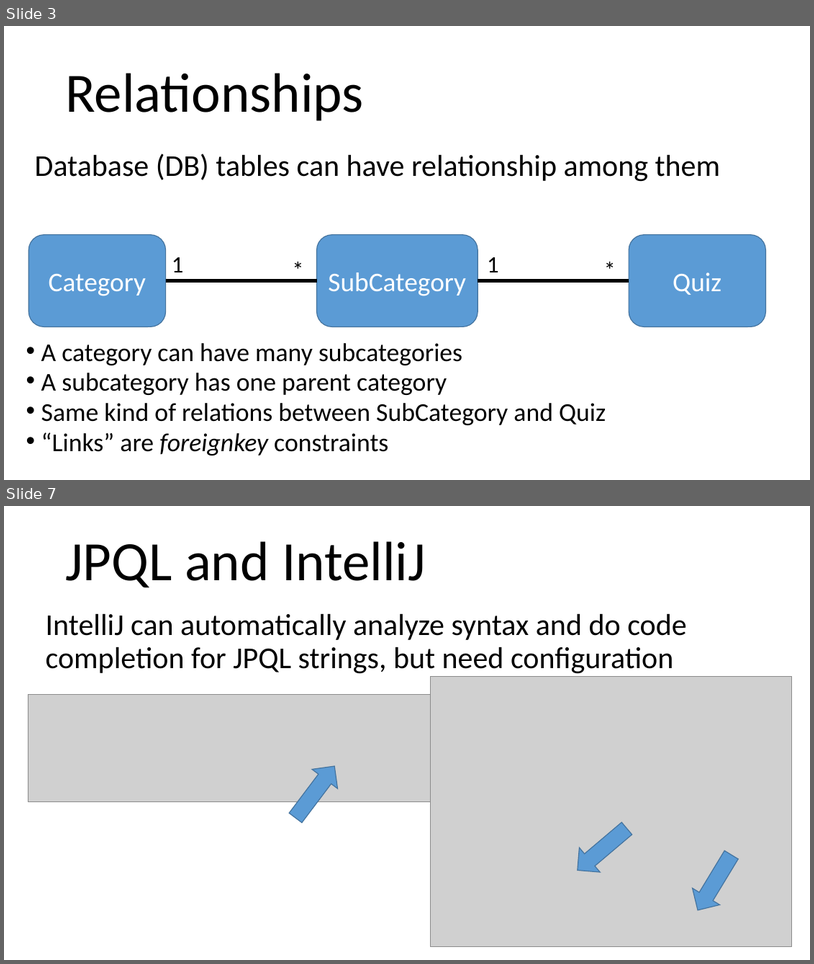
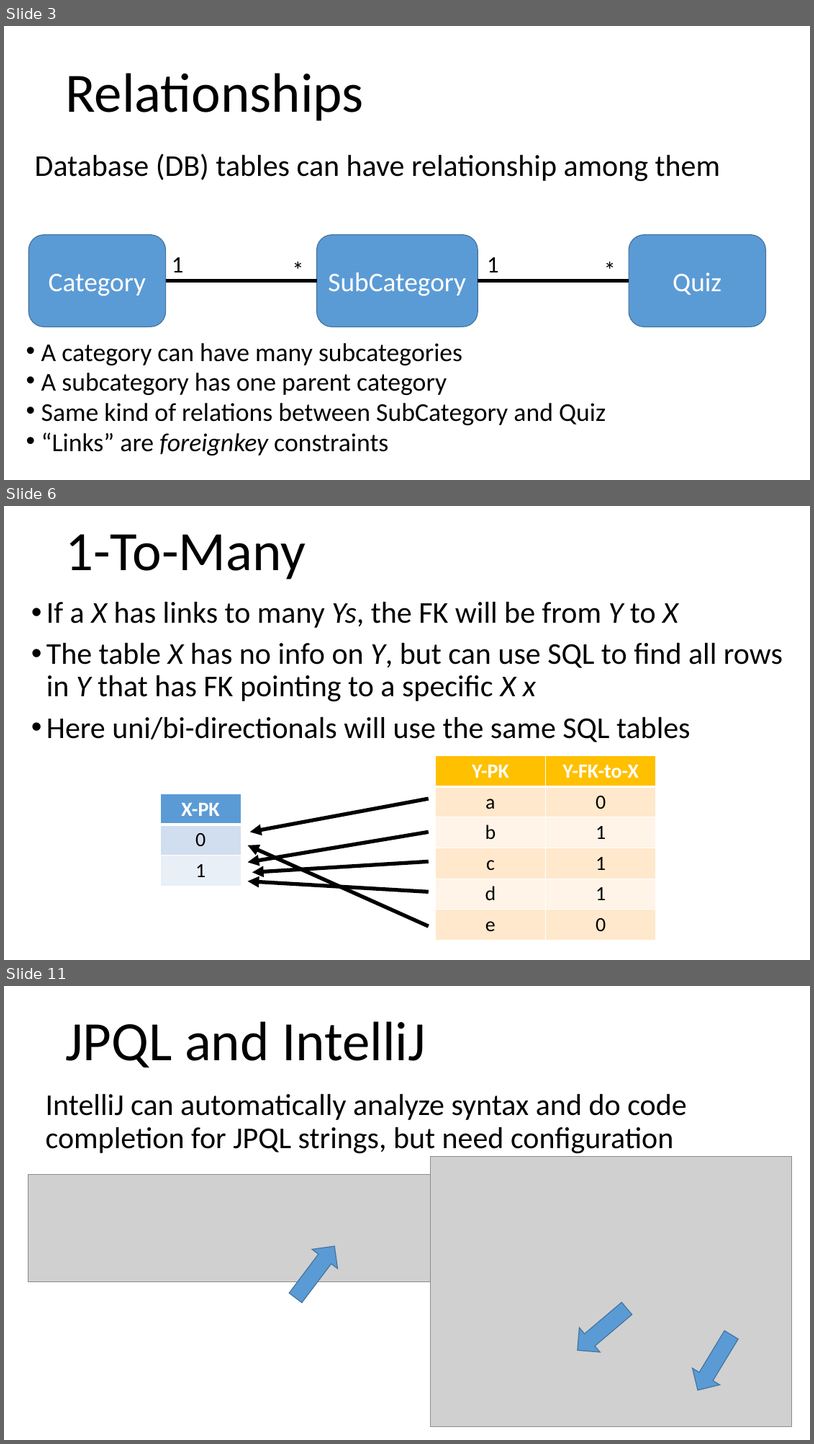
Before and after one commit to arcuri82/testing_security_development_enterprise_systems, a slide deck: doc/intro/slides/lesson_02_jpa.pptx. Shown one above the other, each under a label of ours: slides 3 and 7 before the commit, slides 3, 6 and 11 after it; the slides between them are not shown. The pictures are 814x964 and 814x1444 pixels, drawn with LibreOffice and Linux fonts; fonts in the diff are those of the drawing; grey boxes stand for pictures. Boxes give left, top, right and bottom in pixels: in the first picture for what was removed or moved away, otherwise in the second. Text is boxed around its words. In the diff, an @@ line names an element or a change of style, - is before the commit and + after.

```diff
--- a/doc/intro/slides/lesson_02_jpa.pptx
+++ b/doc/intro/slides/lesson_02_jpa.pptx
@@ slide 6 added at [4, 506, 810, 960], background #FFFFFF @@
@@ title added at [65, 534, 306, 579], 66 pt, text #000000 @@
+1-To-Many
@@ text added at [46, 602, 783, 742], 36 pt, text #000000 @@
+• If a X has links to many Ys, the FK will be from Y to X
+• The table X has no info on Y, but can use SQL to find all rows in Y that has FK pointing to a specific X x
+• Here uni/bi-directionals will use the same SQL tables
@@ table added at [435, 756, 656, 937], 6 rows, 2 columns @@
+Y-PK | Y-FK-to-X
+a | 0
+b | 1
+c | 1
+d | 1
+e | 0
@@ table added at [160, 793, 241, 884], 3 rows, 1 columns @@
+X-PK
+0
+1
@@ arrow added from (429, 798) to (250, 831), #000000 4.5 pt @@
@@ arrow added from (429, 831) to (248, 862), #000000 4.5 pt @@
@@ arrow added from (429, 926) to (248, 845), #000000 4.5 pt @@
@@ arrow added from (429, 861) to (252, 872), #000000 4.5 pt @@
@@ arrow added from (429, 891) to (248, 881), #000000 4.5 pt @@
@@ what was slide 7 is now slide 11 @@
```
Also in this commit, not shown: 3 slides changed, 3 other slides added, 1 other file.
